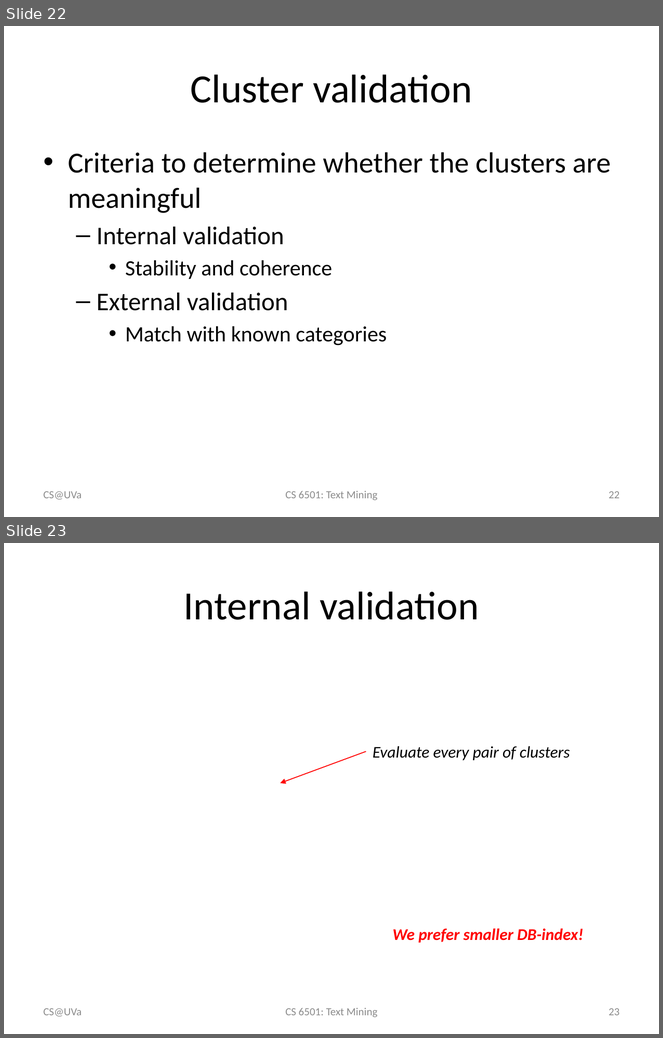
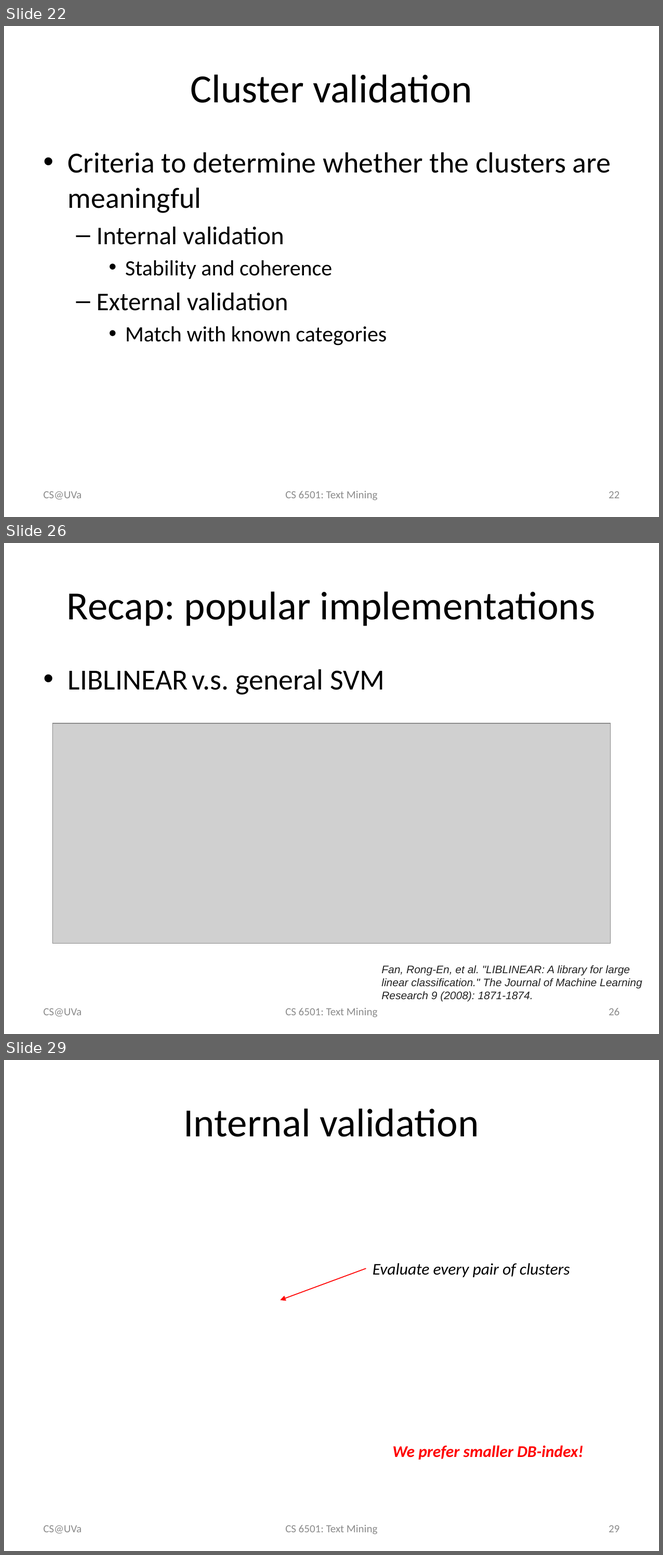
Before and after one commit to wang296/CS6501-Text-Mining, a slide deck: docs/TextClustering.pptx. Shown one above the other, each under a label of ours: slides 22 and 23 before the commit, slides 22, 26 and 29 after it; the slides between them are not shown. The pictures are 663x1038 and 663x1555 pixels, drawn with LibreOffice and Linux fonts; fonts in the diff are those of the drawing; grey boxes stand for pictures. Boxes give left, top, right and bottom in pixels: in the first picture for what was removed or moved away, otherwise in the second. Text is boxed around its words. In the diff, an @@ line names an element or a change of style, - is before the commit and + after.

```diff
--- a/docs/TextClustering.pptx
+++ b/docs/TextClustering.pptx
@@ slide 26 added at (4,543,659,1034), background #FFFFFF @@
@@ title added at (67,591,595,626), 44 pt, text #000000 @@
+Recap: popular implementations
@@ text added at (68,669,385,695), 32 pt, text #000000 @@
+• LIBLINEAR v.s. general SVM
@@ picture added at (52,723,610,943) @@
@@ text added at (382,965,643,1002), 12 pt, text #222222, italic @@
+Fan, Rong-En, et al. "LIBLINEAR: A library for large linear classification." The Journal of Machine Learning Research 9 (2008): 1871-1874.
@@ text added at (44,1008,82,1017), 12 pt, text #8C8C8C @@
+CS@UVa
@@ text added at (285,1008,377,1018), 12 pt, text #8C8C8C @@
+CS 6501: Text Mining
@@ page number added at (609,1008,620,1016), 12 pt, text #8C8C8C @@
+26
@@ what was slide 23 is now slide 29 @@
@@ page number at (609,1525,620,1533): text changed @@
-23
+29
```
Also in this commit, not shown: 3 slides changed, 5 other slides added, 6 other files.
